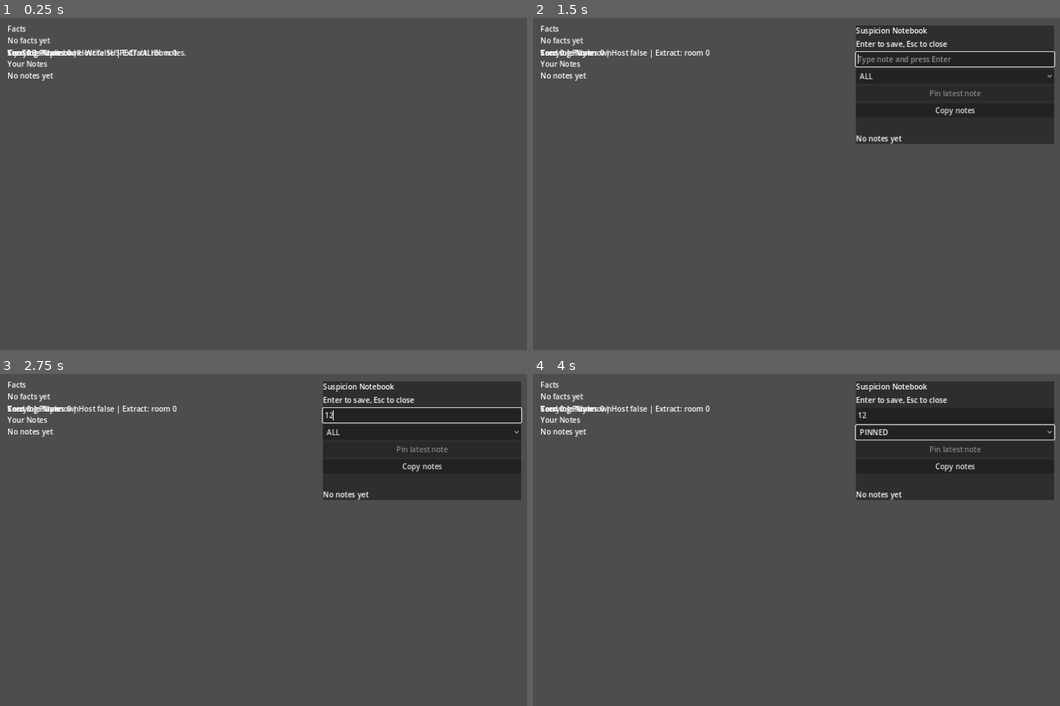
Above: before the commit, frames 1-4 (two rows, left to right).
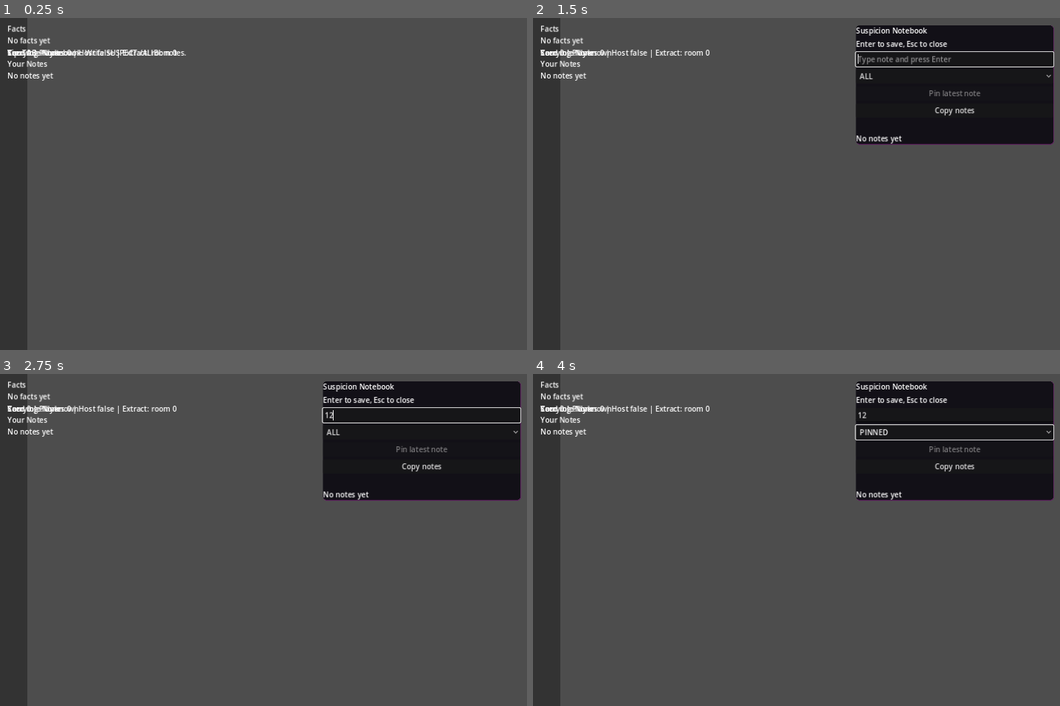
Above: after the commit, the same moments.

Repository: Jordans14/DeductionDelve
Game: Godot game, scene res://scenes/Game.tscn
Same seed, same stepped clock (60 frames per second), same inputs: the game is played once before the commit and once after it. This scene is started directly instead of the project's main scene.
Inputs (mouse positions are in pixels of both pictures, inside the frame that each line leads up to):
- Up to frame 1 (0.25 s): no input
- Up to frame 2 (1.5 s): tap Enter (ui_accept) at 0.5, 0.77, 1.25 s; hold Right (ui_right) from 0.53 s (still down); tap Tab at 0.6 s; tap N at 1.35 s
- Up to frame 3 (2.75 s): tap Enter (ui_accept) at 1.52 s; release Right (ui_right) at 2 s; click (421, 413) at 2.02 s; type "12" at 2.1 s
- Up to frame 4 (4 s): click "ALL" at 2.75 s; click "Copy notes" at 3.5 s

The runs differ from the first frame. In frame 1, 4.9% of the frame differs, in the area x 0-6%, y 0-100%; in frame 2, 12%; in frame 3, 12%; in frame 4, 12%, in the area x 0-100%, y 0-100%.

Commit message:
Major Polish pass: Player model logic and speeds enhanced, distributed spawns, map boundaries, vertical depth scaling, dark UI

Diff:
--- a/godot/src/entities/player.gd
+++ b/godot/src/entities/player.gd
@@ -1,10 +1,10 @@
 extends CharacterBody2D
 
-const MOVE_SPEED := 220.0
-const ACCEL := 1400.0
+const MOVE_SPEED := 400.0
+const ACCEL := 1800.0
 const FRICTION := 1800.0
-const JUMP_VELOCITY := -430.0
-const GRAVITY := 1100.0
+const JUMP_VELOCITY := -650.0
+const GRAVITY := 1300.0
 const COYOTE_TIME := 0.1
 const JUMP_BUFFER_TIME := 0.1
 
@@ -40,7 +40,20 @@
 	add_child(visual_root)
 
 	remove_child(body_poly)
+
+	# Remodel body into character shape
+	body_poly.polygon = PackedVector2Array([
+		Vector2(-9, -12), Vector2(9, -12), Vector2(13, -2), Vector2(13, 8),
+		Vector2(10, 16), Vector2(-10, 16), Vector2(-13, 8), Vector2(-13, -2)
+	])
 	visual_root.add_child(body_poly)
+
+	var head = Polygon2D.new()
+	head.polygon = PackedVector2Array([
+		Vector2(-10, -26), Vector2(10, -26), Vector2(14, -18), Vector2(14, -10),
+		Vector2(10, -2), Vector2(-10, -2), Vector2(-14, -10), Vector2(-14, -18)
+	])
+	body_poly.add_child(head)
 
 	shadow = Polygon2D.new()
 	shadow.color = Color(0, 0, 0, 0.3)
@@ -144,6 +157,10 @@
 	var hue := float((id_value * 47) % 255) / 255.0
 	var base_color = Color.from_hsv(hue, 0.75, 0.95)
 	body_poly.color = base_color
+
+	var head = body_poly.get_child(0)
+	if head:
+		head.color = base_color.lightened(0.15)
 
 	var limb_color = base_color.darkened(0.2)
 	hand_l.color = limb_color
--- a/godot/src/gen/room_builder.gd
+++ b/godot/src/gen/room_builder.gd
@@ -1,7 +1,7 @@
 extends Node2D
 
 const ROOM_WIDTH := 520.0
-const ROOM_HEIGHT := 320.0
+const ROOM_HEIGHT := 800.0
 
 var indicator_by_slot: Dictionary = {}
 var indicator_time_left_by_slot: Dictionary = {}
@@ -33,32 +33,22 @@
 		])
 		room_node.add_child(bg)
 
-		# Grid overlay
-		var grid := Line2D.new()
-		grid.default_color = Color(1.0, 1.0, 1.0, 0.15)
-		grid.width = 2.0
-		for i in range(1, int(ROOM_WIDTH / 40)):
-			grid.add_point(Vector2(i * 40.0, -ROOM_HEIGHT))
-			grid.add_point(Vector2(i * 40.0, 0))
-			grid.add_point(Vector2((i + 1) * 40.0, -ROOM_HEIGHT))
-		room_node.add_child(grid)
-
 		# Add solid floor
 		_add_solid_box(room_node, base_color, 0, -16, ROOM_WIDTH, 16)
 
 		# Procedural platforms
 		var p_seed = slot * 7919 + 12345
-		var platform_count = (p_seed % 4) + 2
+		var platform_count = (p_seed % 8) + 3
 		for i in range(platform_count):
-			var px = 40.0 + float((p_seed + i * 11) % int(ROOM_WIDTH - 120.0))
+			var px = 20.0 + float((p_seed + i * 11) % int(ROOM_WIDTH - 120.0))
 			var py = -80.0 - float((p_seed + i * 17) % int(ROOM_HEIGHT - 120.0))
-			var pw = 60.0 + float((p_seed + i * 23) % 80)
+			var pw = 60.0 + float((p_seed + i * 23) % 120)
 			_add_solid_box(room_node, base_color.lightened(0.2), px, py, pw, 20)
 
 		# Lethal Hazards (Spikes)
 		if str(room.get("hazard", "")) == "spikes":
 			var sx = 60.0 + float((p_seed * 31) % int(ROOM_WIDTH - 200.0))
-			_add_spikes(room_node, sx, -24, 80)
+			_add_spikes(room_node, sx, -24, 120)
 
 		var label := Label.new()
 		label.position = Vector2(14, -ROOM_HEIGHT + 24)
@@ -76,6 +66,10 @@
 		room_node.add_child(indicator)
 		indicator_by_slot[slot] = indicator
 		indicator_time_left_by_slot[slot] = 0.0
+
+	# Add Map Boundaries
+	_add_solid_box(self, Color(0.2, 0.2, 0.2), -40, -1500, 40, 2000)
+	_add_solid_box(self, Color(0.2, 0.2, 0.2), float(room_chain.size()) * ROOM_WIDTH, -1500, 40, 2000)
 
 func _add_solid_box(parent: Node2D, color: Color, x: float, y: float, w: float, h: float) -> void:
 	var body = StaticBody2D.new()
--- a/godot/src/gen/run_generator.gd
+++ b/godot/src/gen/run_generator.gd
@@ -18,7 +18,7 @@
 	{"id": "risk_narrow", "type": "traversal", "hazard": "push"}
 ]
 
-func generate_layout(seed_value: int, room_count: int = 8) -> Array:
+func generate_layout(seed_value: int, room_count: int = 15) -> Array:
 	var rng := RandomNumberGenerator.new()
 	rng.seed = seed_value
 	var chain: Array = []
--- a/godot/src/net/network_manager.gd
+++ b/godot/src/net/network_manager.gd
@@ -14,10 +14,10 @@
 signal host_endpoint_changed(bind: String, port: int)
 
 const DEFAULT_PORT := 2456
-const SABOTAGE_COOLDOWN_TICKS := 180
-const RUN_TICK_LIMIT := 1800
+const SABOTAGE_COOLDOWN_TICKS := 400
+const RUN_TICK_LIMIT := 7200
 const CAMERA_JAM_MAX_WARDEN_SCORE := 84
-const EXTRACTION_WINDOW_TICKS := 180
+const EXTRACTION_WINDOW_TICKS := 600
 const NETWORK_CONFIG_SCRIPT = preload("res://src/net/network_config.gd")
 const RUN_GENERATOR_SCRIPT = preload("res://src/gen/run_generator.gd")
 const ROLE_SERVICE_SCRIPT = preload("res://src/roles/role_service.gd")
@@ -289,7 +289,7 @@
 		return
 	client_set_ready.rpc_id(MultiplayerPeer.TARGET_PEER_SERVER, uid, ready_flag)
 
-func start_run(seed_override: int = 0, room_count: int = 8) -> void:
+func start_run(seed_override: int = 0, room_count: int = 15) -> void:
 	var mp := _mp()
 	var connected := mp != null and mp.multiplayer_peer != null
 	_nm_log("START_RUN_REQUEST local=%d connected=%s is_host=%s peers=%s ready=%s run_active=%s seed=%d room_count=%d" % [
--- a/godot/src/run/game_controller.gd
+++ b/godot/src/run/game_controller.gd
@@ -140,6 +140,25 @@
 	if help_label:
 		help_label.text = _build_help_overlay_text()
 
+	var custom_theme = Theme.new()
+	var bg_style = StyleBoxFlat.new()
+	bg_style.bg_color = Color(0.06, 0.05, 0.08, 0.95)
+	bg_style.border_width_bottom = 2
+	bg_style.border_width_right = 2
+	bg_style.border_color = Color(0.4, 0.1, 0.4, 0.7)
+	bg_style.corner_radius_bottom_right = 8
+	bg_style.corner_radius_bottom_left = 8
+	bg_style.corner_radius_top_left = 8
+	bg_style.corner_radius_top_right = 8
+	custom_theme.set_stylebox("panel", "PanelContainer", bg_style)
+
+	if notebook_panel:
+		notebook_panel.theme = custom_theme
+	if help_panel:
+		help_panel.theme = custom_theme
+	if end_screen:
+		end_screen.theme = custom_theme
+
 	warden_ghost = Area2D.new()
 	warden_ghost.position = Vector2(-2000, 300)
 	var col = CollisionShape2D.new()
@@ -260,7 +279,8 @@
 		var actor = player_scene.instantiate()
 		actor.name = "Player_%d" % peer_id
 		player_root.add_child(actor)
-		actor.global_position = Vector2(80 + SPAWN_X_STEP * i, 300)
+		var spawn_slot = i % max(1, RunState.room_chain.size())
+		actor.global_position = Vector2(140.0 + float(spawn_slot * ROOM_WIDTH), -300.0)
 		if actor.has_method("configure_for_peer"):
 			actor.configure_for_peer(peer_id)
 		players[peer_id] = actor
--- a/godot/src/tests/test_runner.gd
+++ b/godot/src/tests/test_runner.gd
@@ -43,16 +43,16 @@
 
 func _test_seed_determinism(failures: Array[String]) -> void:
 	var generator := RUN_GENERATOR_SCRIPT.new()
-	var a := generator.generate_layout(424242, 8)
-	var b := generator.generate_layout(424242, 8)
+	var a := generator.generate_layout(424242, 15)
+	var b := generator.generate_layout(424242, 15)
 	if JSON.stringify(a) != JSON.stringify(b):
 		failures.append("same seed produced different room chains")
 
 func _test_room_count_bounds(failures: Array[String]) -> void:
 	var generator := RUN_GENERATOR_SCRIPT.new()
-	var chain := generator.generate_layout(99, 8)
-	if chain.size() != 8:
-		failures.append("room chain size expected 8 got %d" % chain.size())
+	var chain := generator.generate_layout(99, 15)
+	if chain.size() != 15:
+		failures.append("room chain size expected 15 got %d" % chain.size())
 
 func _test_role_secrecy_payload(failures: Array[String]) -> void:
 	var service := ROLE_SERVICE_SCRIPT.new()
@@ -75,7 +75,7 @@
 	if sig_a != sig_b:
 		failures.append("real signature not deterministic")
 
-	var chain := RUN_GENERATOR_SCRIPT.new().generate_layout(777, 8)
+	var chain := RUN_GENERATOR_SCRIPT.new().generate_layout(777, 15)
 	var artifacts_a := evidence.spawn_for_chain(777, chain)
 	var artifacts_b := evidence.spawn_for_chain(777, chain)
 	if JSON.stringify(artifacts_a) != JSON.stringify(artifacts_b):
@@ -242,7 +242,7 @@
 
 func _test_run_end_tick_determinism(failures: Array[String]) -> void:
 	var manager = NETWORK_MANAGER_SCRIPT.new()
-	var progression: Array[int] = [100, 450, 999, 1400, 1799, 1800, 1850]
+	var progression: Array[int] = [100, 450, 999, 1400, 7199, 7200, 7250]
 	var trigger_a := -1
 	var trigger_b := -1
 	for tick in progression:
@@ -253,7 +253,7 @@
 		if manager.should_end_run_for_tick(tick):
 			trigger_b = tick
 			break
-	if trigger_a != 1800 or trigger_b != 1800:
+	if trigger_a != 7200 or trigger_b != 7200:
 		failures.append("run end should deterministically trigger at tick limit")
 	manager.free()
 
@@ -524,7 +524,7 @@
 		"actor_peer_id": -1,
 		"event_type": "extraction_window_started",
 		"visibility": "public",
-		"meta": {"duration_ticks": 180}
+		"meta": {"duration_ticks": 600}
 	})
 	event_log.add_event({
 		"event_id": 5,
